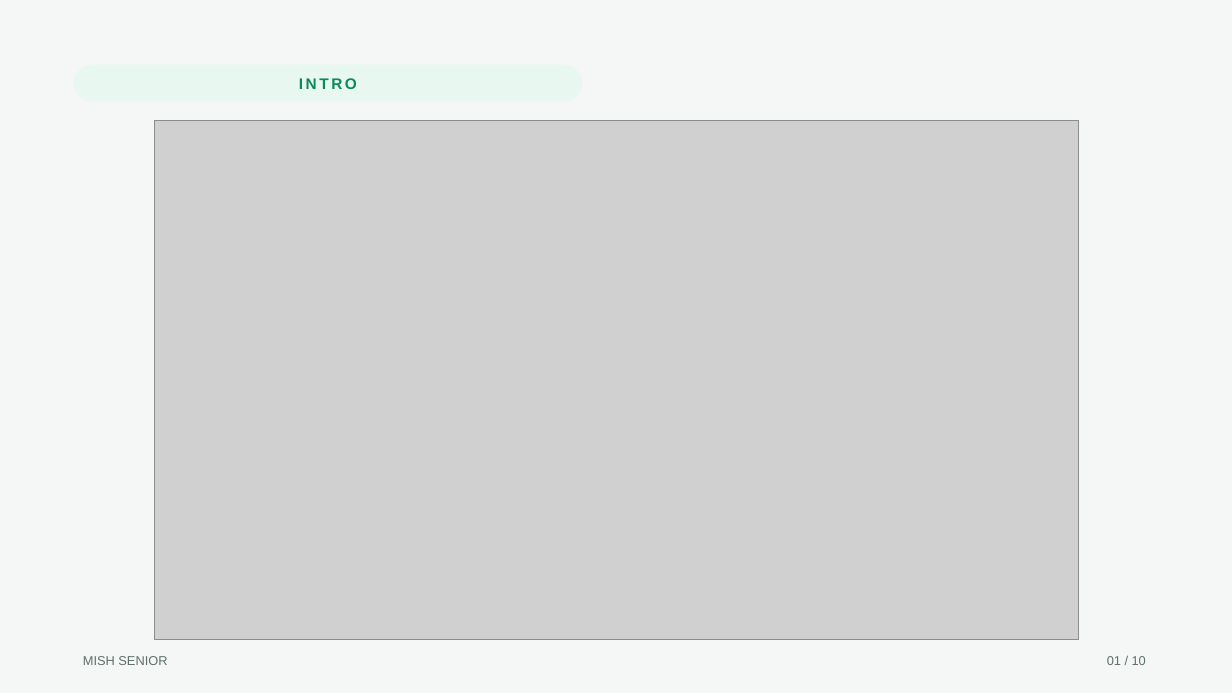
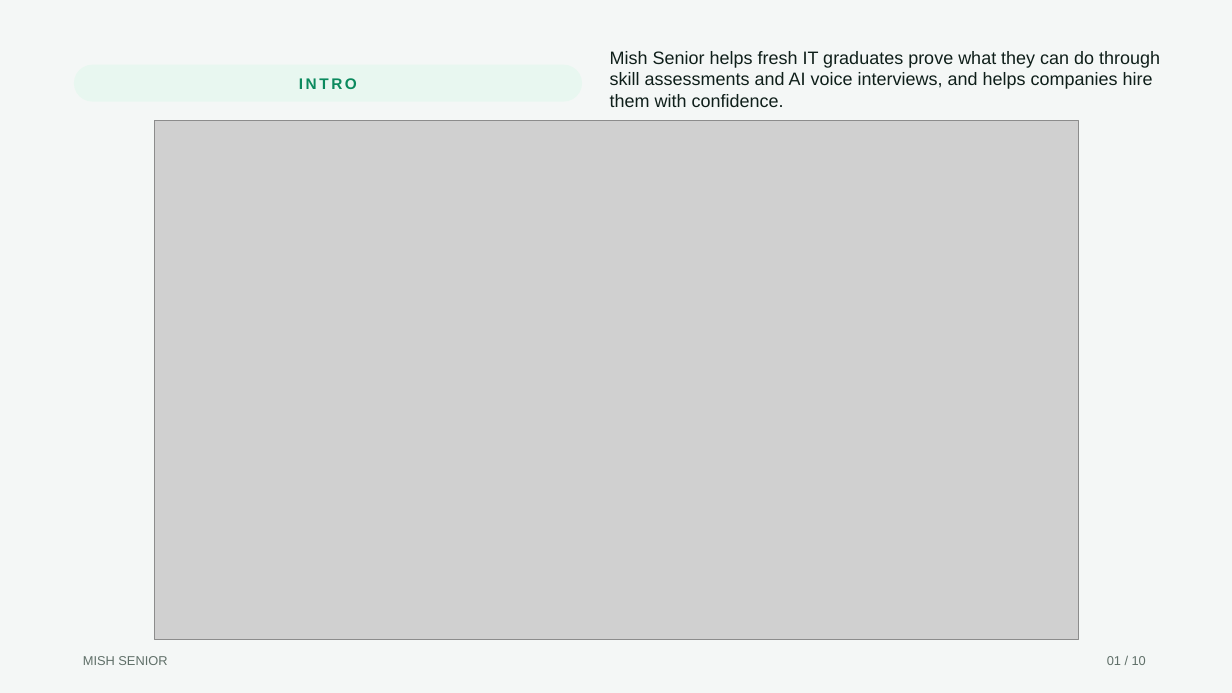
Before and after one commit to dana-alamm/MobilePhonyModes, a slide deck: slide 1 of presentation/Mish-Senior-Pitch.pptx. Drawn at 1232x693 pixels with LibreOffice and Linux fonts; fonts in the diff are those of the drawing; grey boxes stand for pictures. Boxes give left, top, right and bottom in pixels: in the first picture for what was removed or moved away, otherwise in the second. Text is boxed around its words. In the diff, an @@ line names an element or a change of style, - is before the commit and + after.

```diff
--- a/presentation/Mish-Senior-Pitch.pptx
+++ b/presentation/Mish-Senior-Pitch.pptx
@@ text added at (x1=610, y1=51, x2=1160, y2=107), 14 pt, text #0F1F1A @@
+Mish Senior helps fresh IT graduates prove what they can do through skill assessments and AI voice interviews, and helps companies hire them with confidence.
```
Also in this commit, not shown: 1 other file.
